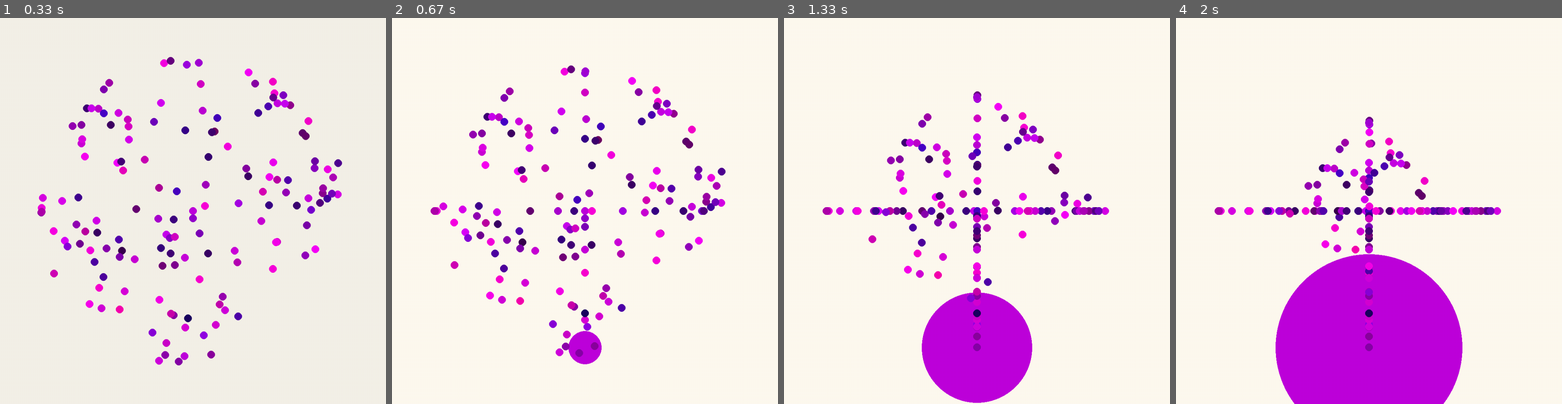
Above: before the commit, frames 1-4 (left to right).
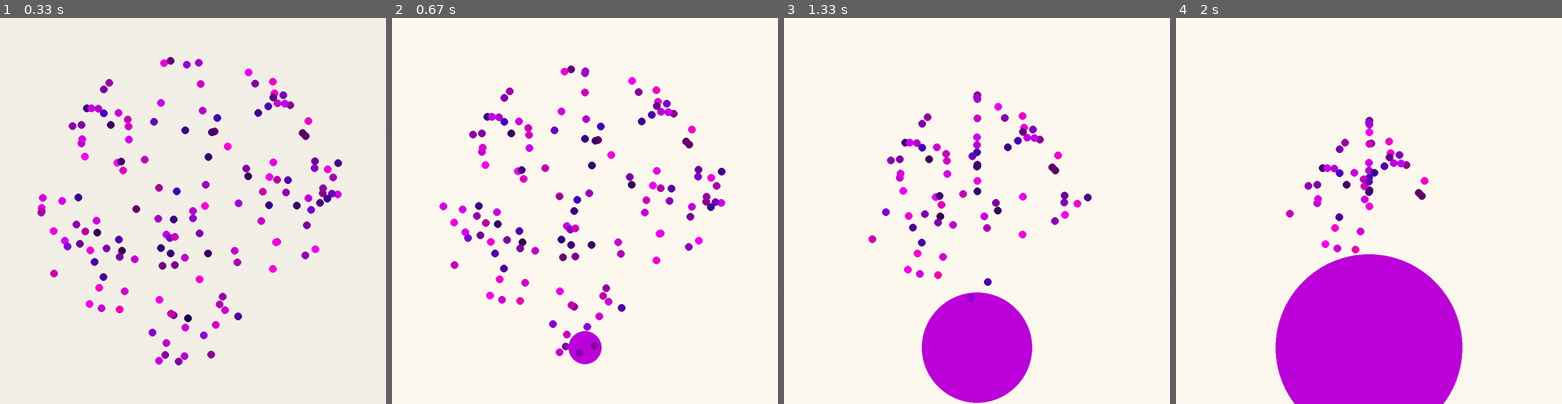
Above: after the commit, the same moments.

Repository: sd18spring/InteractiveProgramming
Game: pygame game, started from final.py
Two runs of this game, one before a commit and one after it. Both use one fixed random seed, a clock stepped at 60 frames per second and the inputs below.
Inputs (mouse positions are in pixels of both pictures, inside the frame that each line leads up to):
- Up to frame 1 (0.33 s): no input
- Up to frame 2 (0.67 s): click (585, 211) at 0.38 s
- Up to frame 3 (1.33 s): no input
- Up to frame 4 (2 s): no input

Frame 1 is identical in both runs. In frame 2, 0.5% of the frame differs, in the area x 10-82%, y 49-80%; in frame 3, 1.3%; in frame 4, 1.5%, in the area x 10-85%, y 49-87%.

Commit message:
When a movie is zoomed in on, the movie tile is now blitted to the screenssx

Diff:
--- a/final.py
+++ b/final.py
@@ -22,6 +22,8 @@
         self.size = size
         self.home = True
 
+        self.myfont = pygame.font.Font(None, 50)
+
     def draw(self):
         """ Draw the current game state to the screen """
         self.screen.fill(pygame.Color(245,241,232))
@@ -30,6 +32,9 @@
                              pygame.Color(int(dot.movie.newR),0, int(dot.movie.newB)),
                              (dot.x, dot.y),
                              dot.radius)
+        if not self.home:
+            self.label = self.myfont.render(str(self.text), True, (0, 0, 0))
+            self.screen.blit(self.label, (self.size[0]//2,self.size[1]//2))
         pygame.display.update()
 
     def zoom(self, target):
@@ -37,6 +42,7 @@
         vr = 1.5
         vx = 1
         vy = 1
+        self.text = target.label
 
         #copy dots so originals aren't modified and find the target to be zoomed in on
         dots = copy.deepcopy(self.model.dots)
@@ -59,6 +65,9 @@
                 elif dot.x > self.size[0]//2 and dot.y > self.size[1]//2:
                     dot.x -= vx
                     dot.y -= vy
+                elif (dot.x == self.size[0]//2 or dot.y == self.size[1]//2) and dot != target:
+                    dot.x = 2000
+                    dot.y = 2000
             target.radius += vr
 
             for dot in dots:
